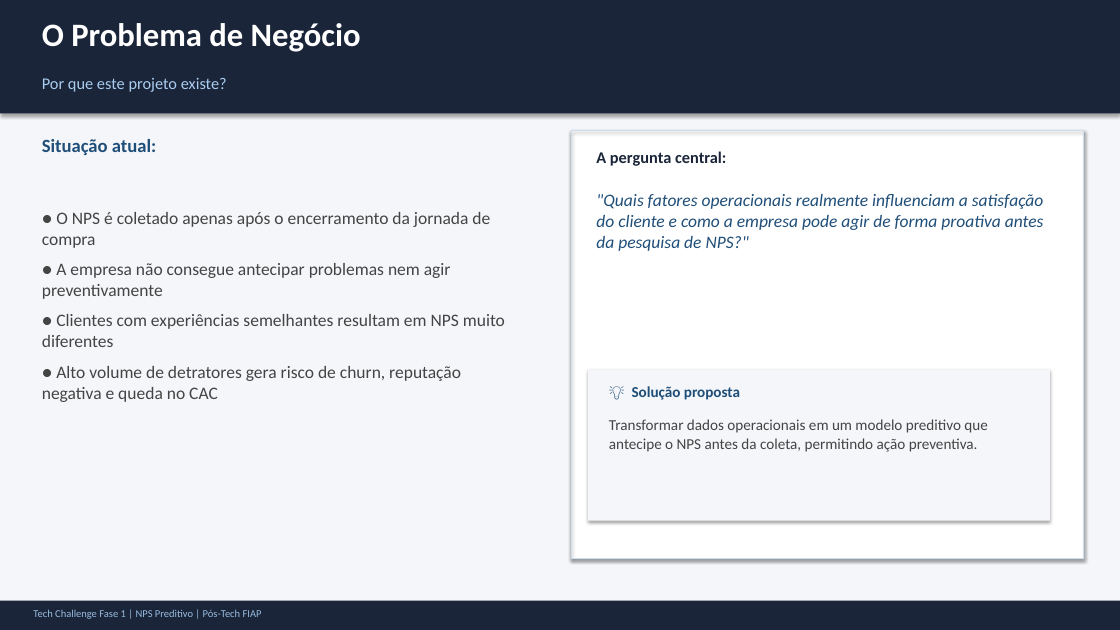
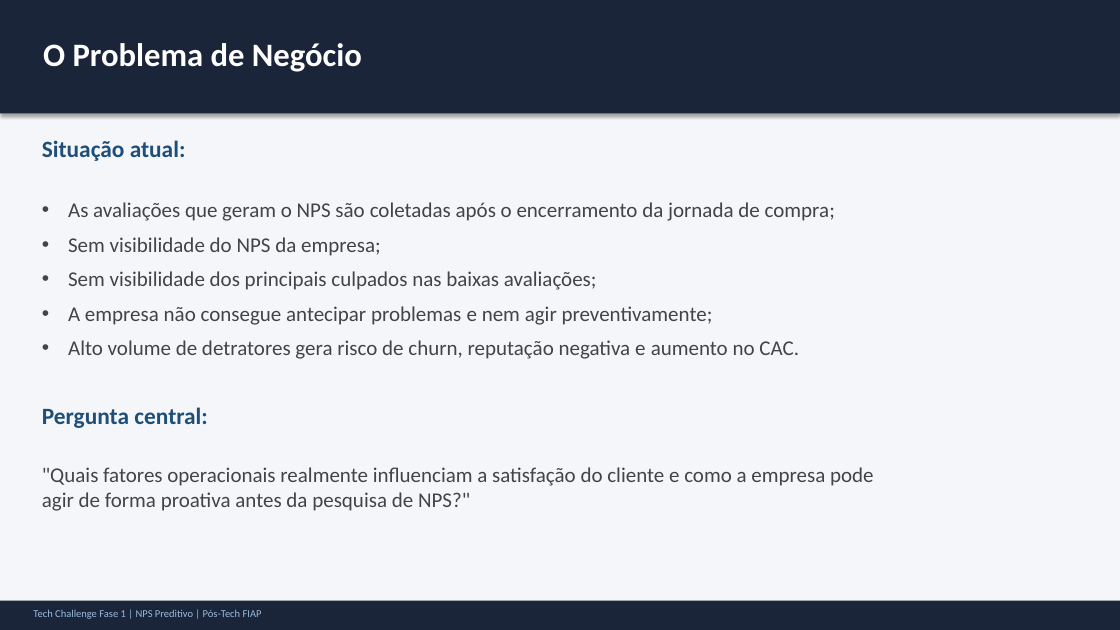
Before and after one commit to Fe-Biaggio/TechChallenge_1, a slide deck: slide 3 of reports/presentation/NPS_Preditivo_Apresentacao.pptx. Drawn at 1120x630 pixels with LibreOffice and Linux fonts; fonts in the diff are those of the drawing. Boxes give left, top, right and bottom in pixels: in the first picture for what was removed or moved away, otherwise in the second. Text is boxed around its words. In the diff, an @@ line names an element or a change of style, - is before the commit and + after.

```diff
--- a/reports/presentation/NPS_Preditivo_Apresentacao.pptx
+++ b/reports/presentation/NPS_Preditivo_Apresentacao.pptx
@@ background #F4F6F9 to #FFFFFF @@
@@ rectangle added at box(0, 4, 1120, 630), fill #F4F6F9 @@
@@ text "O Problema de Negócio": place and size @@
-text "O Problema de Negócio" at box(42, 23, 361, 52)
+text "O Problema de Negócio" at box(43, 43, 362, 72)
@@ text removed at box(42, 78, 227, 92) @@
-Por que este projeto existe?
@@ text "Situação atual:" at box(42, 140, 186, 161): size 16 to 20 pt @@
@@ rectangle removed at box(571, 130, 1084, 559) @@
@@ rectangle removed at box(571, 130, 1084, 559) @@
@@ text at box(68, 202, 835, 359): text changed; size 15 to 18 pt @@
-● O NPS é coletado apenas após o encerramento da jornada de compra
-● A empresa não consegue antecipar problemas nem agir preventivamente
-● Clientes com experiências semelhantes resultam em NPS muito diferentes
-● Alto volume de detratores gera risco de churn, reputação negativa e queda no CAC
+• As avaliações que geram o NPS são coletadas após o encerramento da jornada de compra;
+• Sem visibilidade do NPS da empresa;
+• Sem visibilidade dos principais culpados nas baixas avaliações;
+• A empresa não consegue antecipar problemas e nem agir preventivamente;
+• Alto volume de detratores gera risco de churn, reputação negativa e aumento no CAC.
@@ rectangle removed at box(588, 370, 1050, 521) @@
@@ text removed at box(632, 386, 740, 400) @@
-💡 Solução proposta
@@ text at box(42, 407, 207, 428): text changed; size 14 to 20 pt; text colour #1A253A to #1F4E79 @@
-A pergunta central:
+Pergunta central:
@@ text removed at box(609, 419, 987, 452) @@
-Transformar dados operacionais em um modelo preditivo que antecipe o NPS antes da coleta, permitindo ação preventiva.
@@ text ""Quais fatores operacionais realmente influenciam ...": place and size @@
-text ""Quais fatores operacionais realmente influenciam ..." at box(596, 194, 1044, 251)
+text ""Quais fatores operacionais realmente influenciam ..." at box(42, 467, 874, 511)
@@ text ""Quais fatores operacionais realmente influenciam ..." at box(42, 467, 874, 511): size 15 to 18 pt, text colour #1F4E79 to #444444, italic off; more space between paragraphs @@
```
Also in this commit, not shown: 8 other slides changed, 4 slides added, 2 slides removed, 2 other files.
